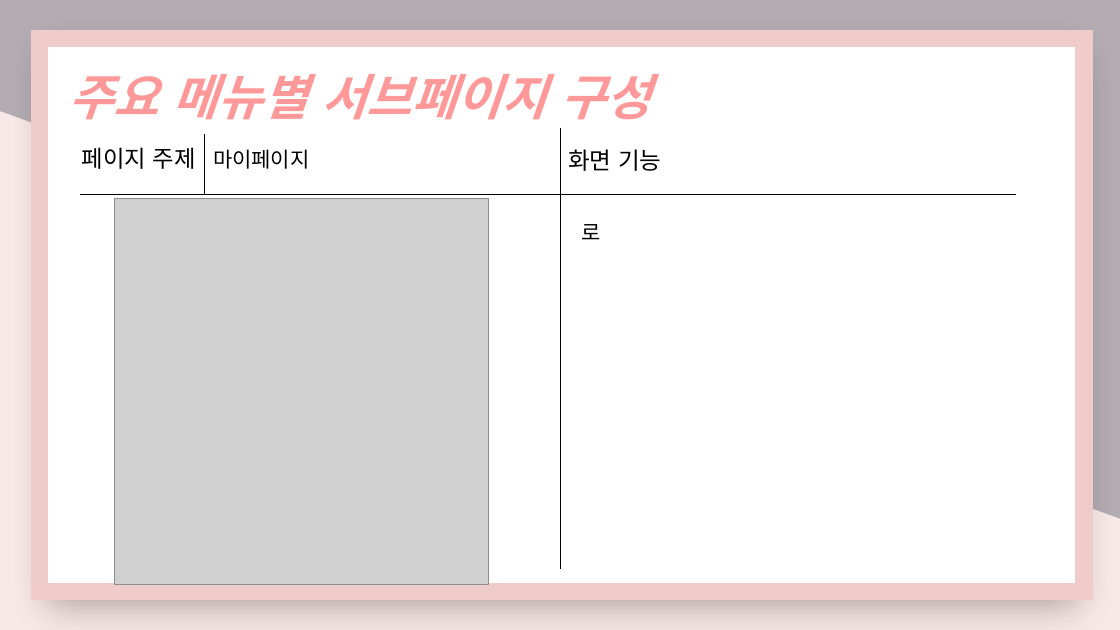
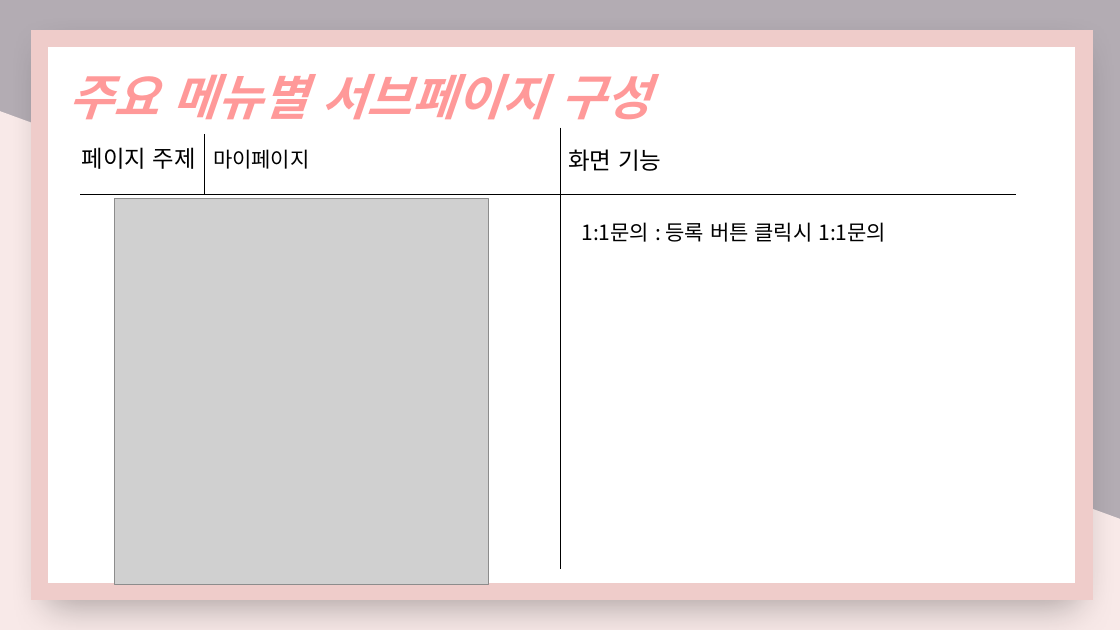
Before and after one commit to nimi2838/thecare, a slide deck: slide 23 of 졸작 기획서.pptx (slide 26 before the commit). Drawn at 1120x630 pixels with LibreOffice and Linux fonts; fonts in the diff are those of the drawing; grey boxes stand for pictures. Boxes give left, top, right and bottom in pixels: in the first picture for what was removed or moved away, otherwise in the second. Text is boxed around its words. In the diff, an @@ line names an element or a change of style, - is before the commit and + after.

```diff
--- a/졸작 기획서.pptx
+++ b/졸작 기획서.pptx
@@ text at [581,222,886,242]: text changed @@
-로
+1:1문의 : 등록 버튼 클릭시 1:1문의
```
Also in this commit, not shown: 6 other slides changed, 4 slides added, 3 slides removed, 8 other files.
